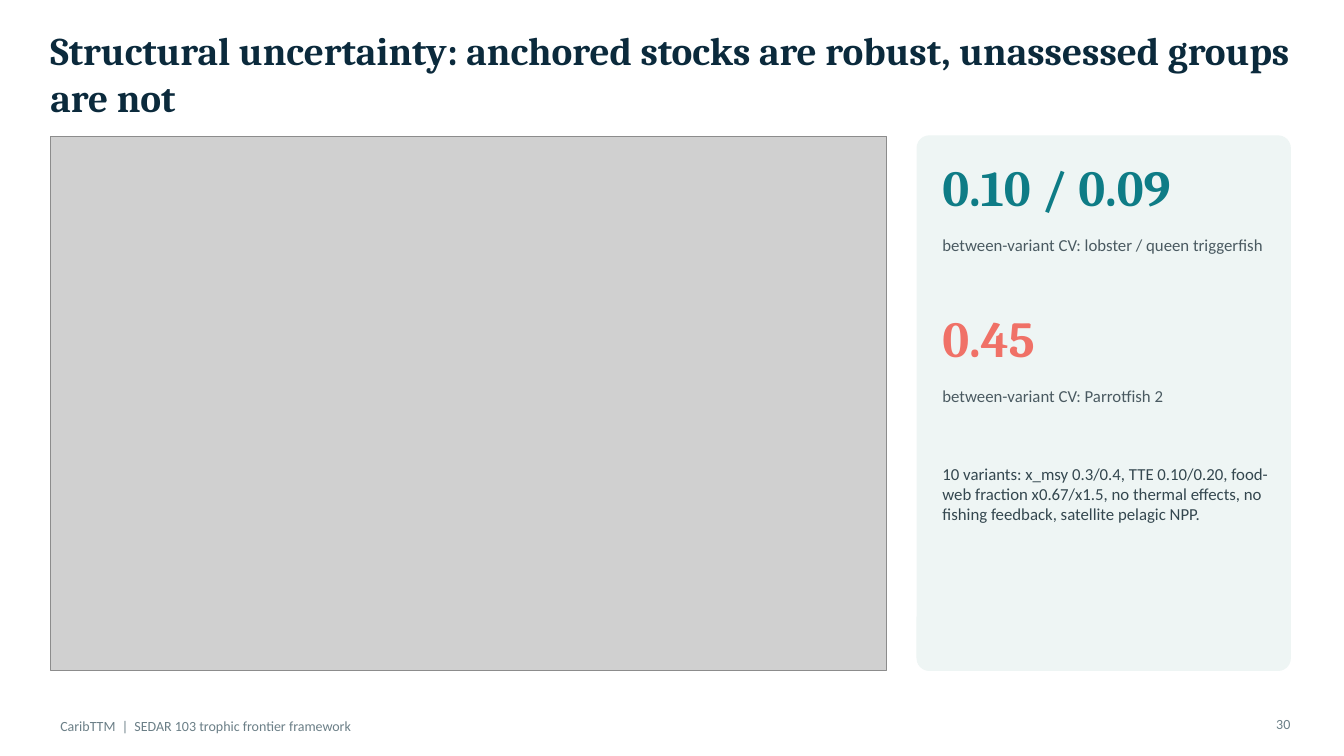
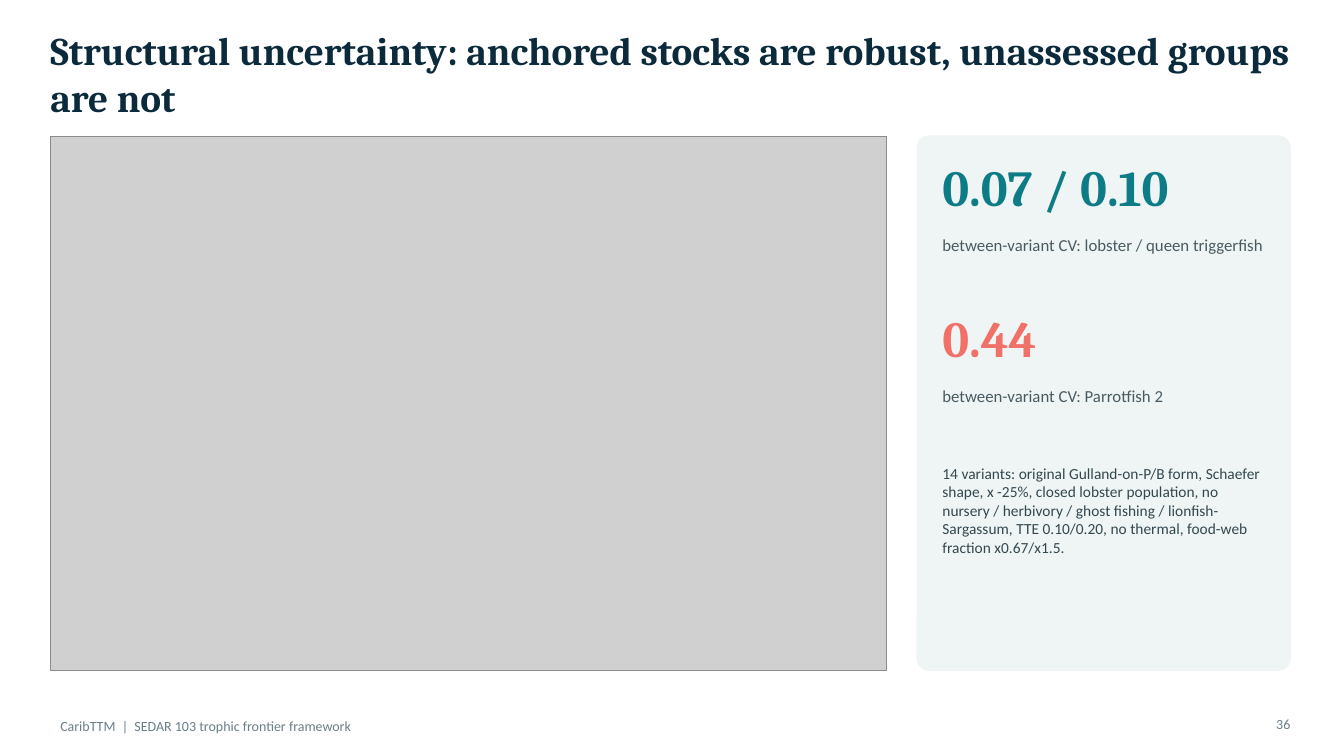
Before and after one commit to mattwoodstock/CaribTrophicTransfer, a slide deck: slide 36 of docs/presentation/CaribTTM_StCroix_Trap.pptx (slide 30 before the commit). Drawn at 1344x756 pixels with LibreOffice and Linux fonts; fonts in the diff are those of the drawing; grey boxes stand for pictures. Boxes give left, top, right and bottom in pixels: in the first picture for what was removed or moved away, otherwise in the second. Text is boxed around its words. In the diff, an @@ line names an element or a change of style, - is before the commit and + after.

```diff
--- a/docs/presentation/CaribTTM_StCroix_Trap.pptx
+++ b/docs/presentation/CaribTTM_StCroix_Trap.pptx
@@ text at <box>942,172,1168,207</box>: text changed @@
-0.10 / 0.09
+0.07 / 0.10
@@ text at <box>942,323,1036,358</box>: text changed @@
-0.45
+0.44
@@ text at <box>942,468,1260,554</box>: text changed; size 12 to 11 pt @@
-10 variants: x_msy 0.3/0.4, TTE 0.10/0.20, food-web fraction x0.67/x1.5, no thermal effects, no fishing feedback, satellite pelagic NPP.
+14 variants: original Gulland-on-P/B form, Schaefer shape, x -25%, closed lobster population, no nursery / herbivory / ghost fishing / lionfish-Sargassum, TTE 0.10/0.20, no thermal, food-web fraction x0.67/x1.5.
@@ page number at <box>1276,719,1290,729</box>: text changed @@
-30
+36
```
Also in this commit, not shown: 13 other slides changed, 6 slides added, 11 other files.
